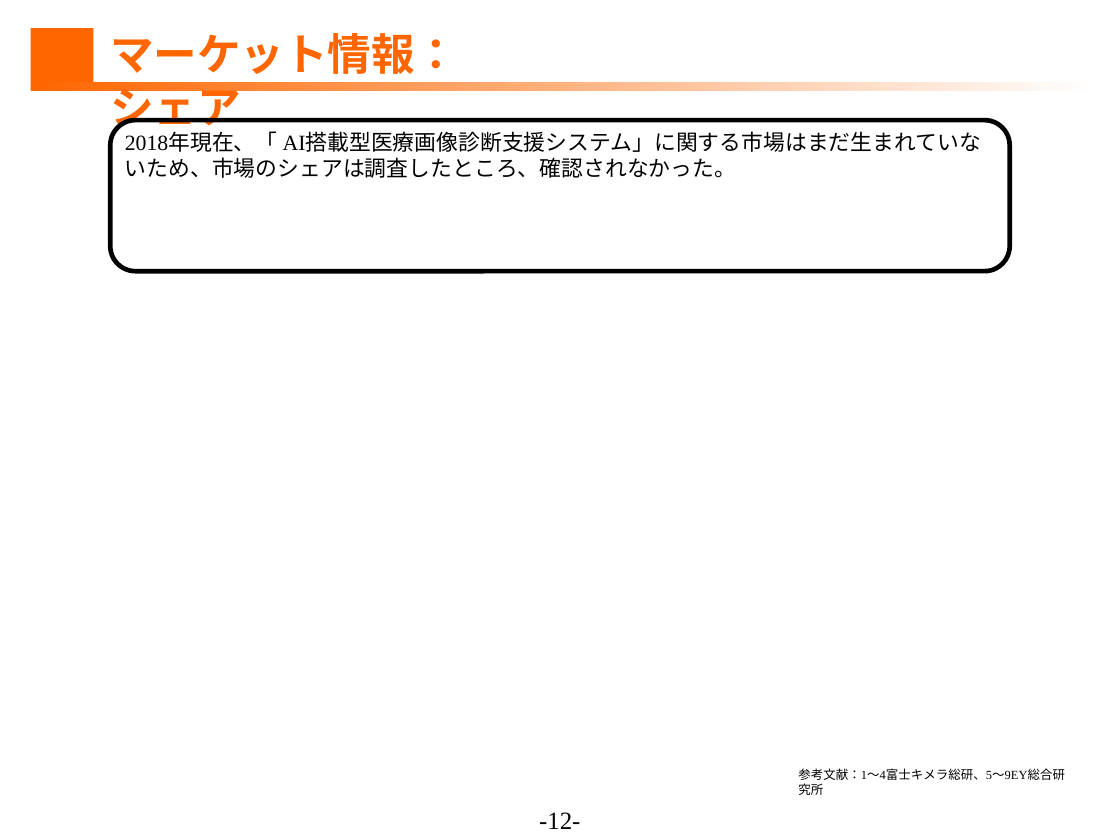
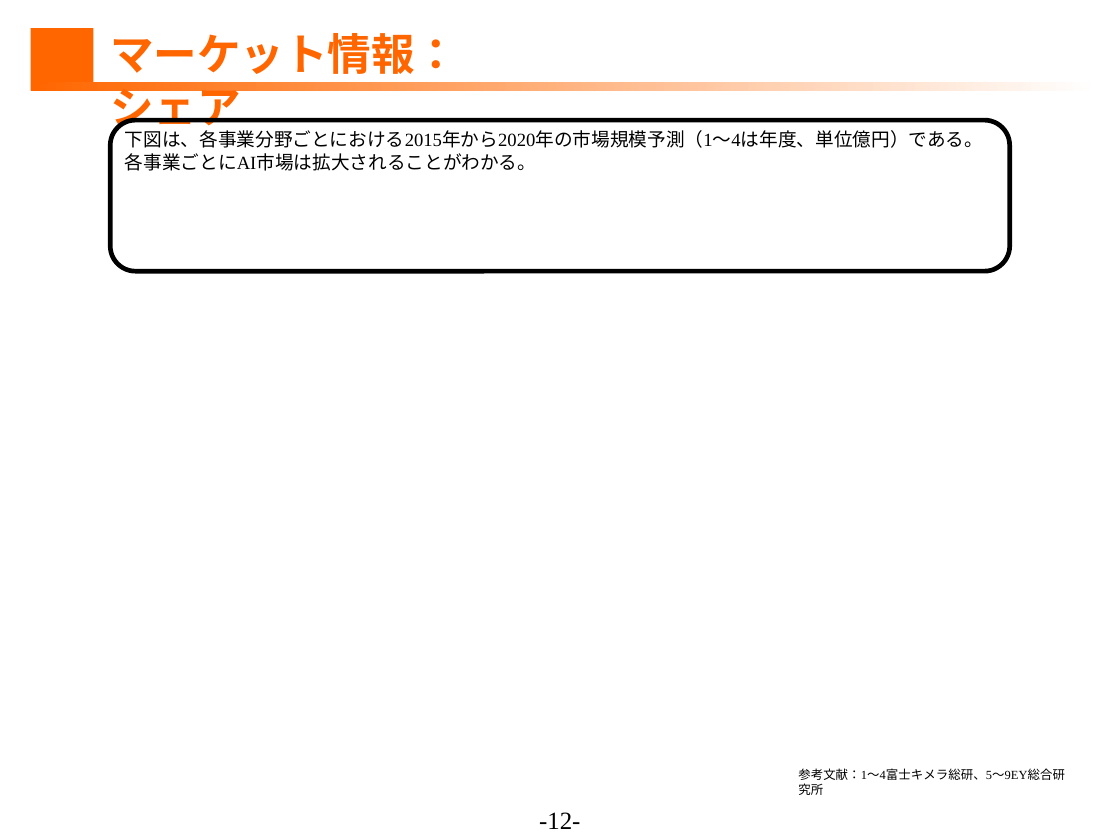
Before and after one commit to ShuDiamonds/JapanesePatentAnalysis, a slide deck: slide 12 of submissions2/1.調査分析.pptx (slide 13 before the commit). Drawn at 1120x840 pixels with LibreOffice and Linux fonts; fonts in the diff are those of the drawing. Boxes give left, top, right and bottom in pixels: in the first picture for what was removed or moved away, otherwise in the second. Text is boxed around its words. In the diff, an @@ line names an element or a change of style, - is before the commit and + after.

```diff
--- a/submissions2/1.調査分析.pptx
+++ b/submissions2/1.調査分析.pptx
@@ text at (125, 130, 983, 171): text changed; size 14 to 12 pt @@
-2018年現在、「 AI搭載型医療画像診断支援システム」に関する市場はまだ生まれていないため、市場のシェアは調査したところ、確認されなかった。
+下図は、各事業分野ごとにおける2015年から2020年の市場規模予測（1～4は年度、単位億円）である。
+各事業ごとにAI市場は拡大されることがわかる。
```
Also in this commit, not shown: 8 other slides changed, 1 slide removed.
